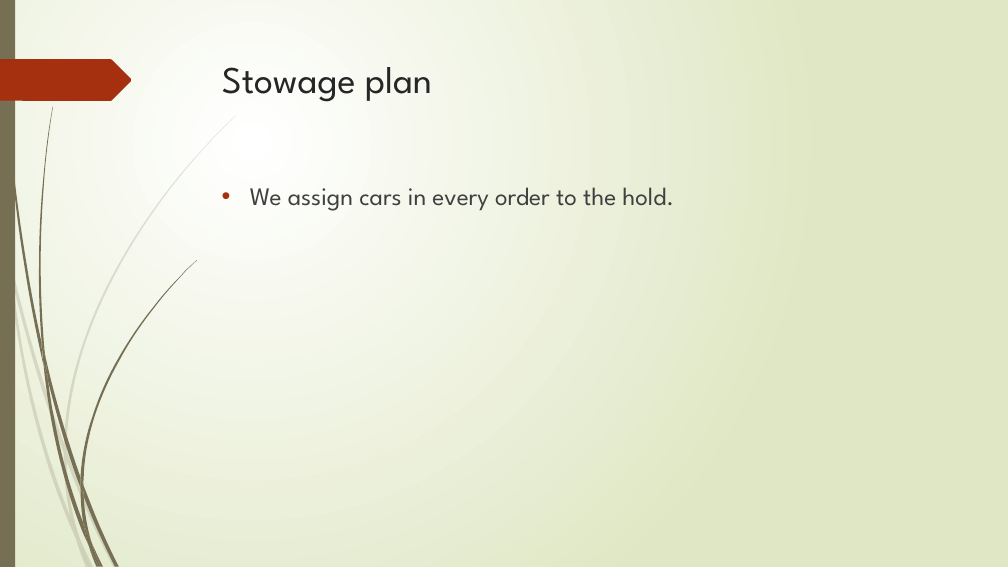
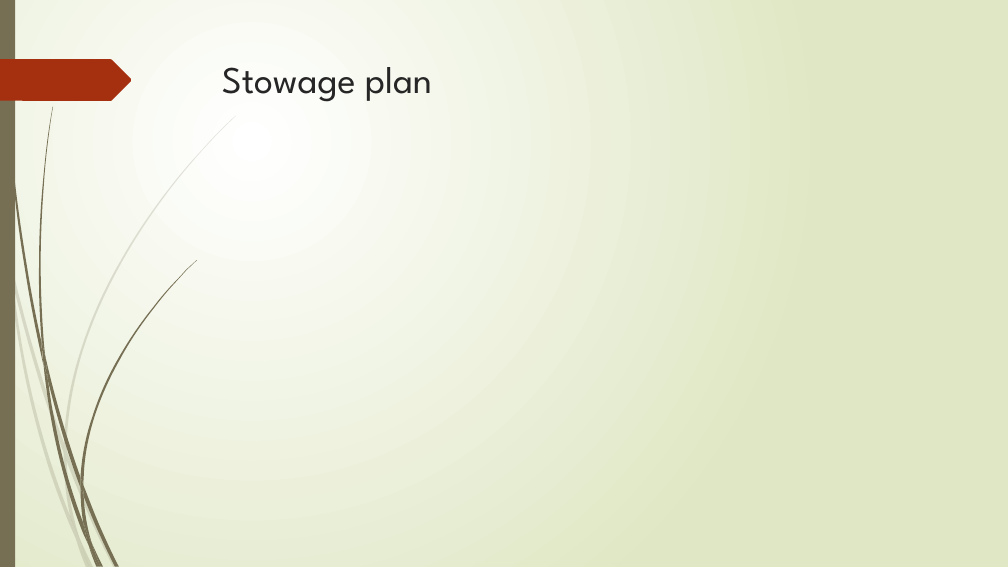
Before and after one commit to r-kurosu/kline_new, a slide deck: slide 7 of 中間報告.pptx. Drawn at 1008x567 pixels with LibreOffice and Linux fonts; fonts in the diff are those of the drawing; grey boxes stand for pictures. Boxes give left, top, right and bottom in pixels: in the first picture for what was removed or moved away, otherwise in the second. Text is boxed around its words. In the diff, an @@ line names an element or a change of style, - is before the commit and + after.

```diff
--- a/中間報告.pptx
+++ b/中間報告.pptx
@@ text removed at [250, 187, 674, 211] @@
-• We assign cars in every order to the hold.
```
Also in this commit, not shown: 11 other slides changed, 1 slide removed.
